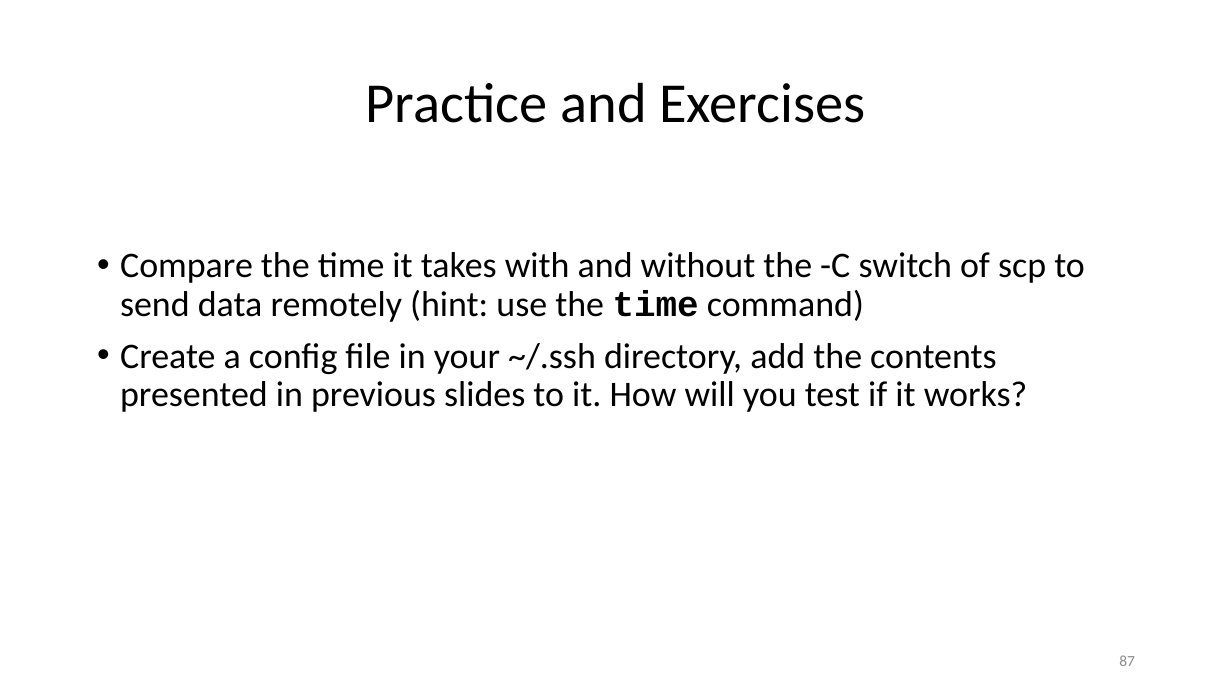
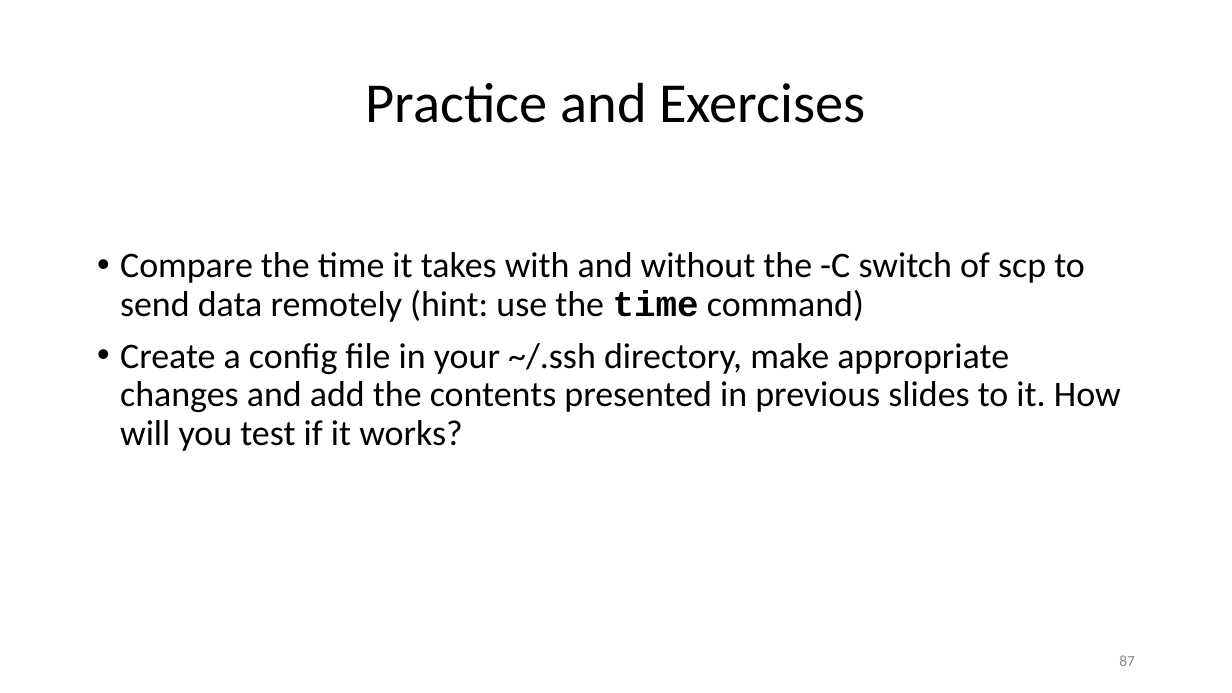
Before and after one commit to ketancmaheshwari/lisa19, a slide deck: slide 87 of lpt_LISA.pptx. Drawn at 1232x693 pixels with LibreOffice and Linux fonts; fonts in the diff are those of the drawing. Boxes give left, top, right and bottom in pixels: in the first picture for what was removed or moved away, otherwise in the second. Text is boxed around its words. In the diff, an @@ line names an element or a change of style, - is before the commit and + after.

```diff
--- a/lpt_LISA.pptx
+++ b/lpt_LISA.pptx
@@ text at [120,343,1121,451]: text changed @@
-• Create a config file in your ~/.ssh directory, add the contents presented in previous slides to it. How will you test if it works?
+• Create a config file in your ~/.ssh directory, make appropriate changes and add the contents presented in previous slides to it. How will you test if it works?
```
Also in this commit, not shown: 5 other slides changed.
